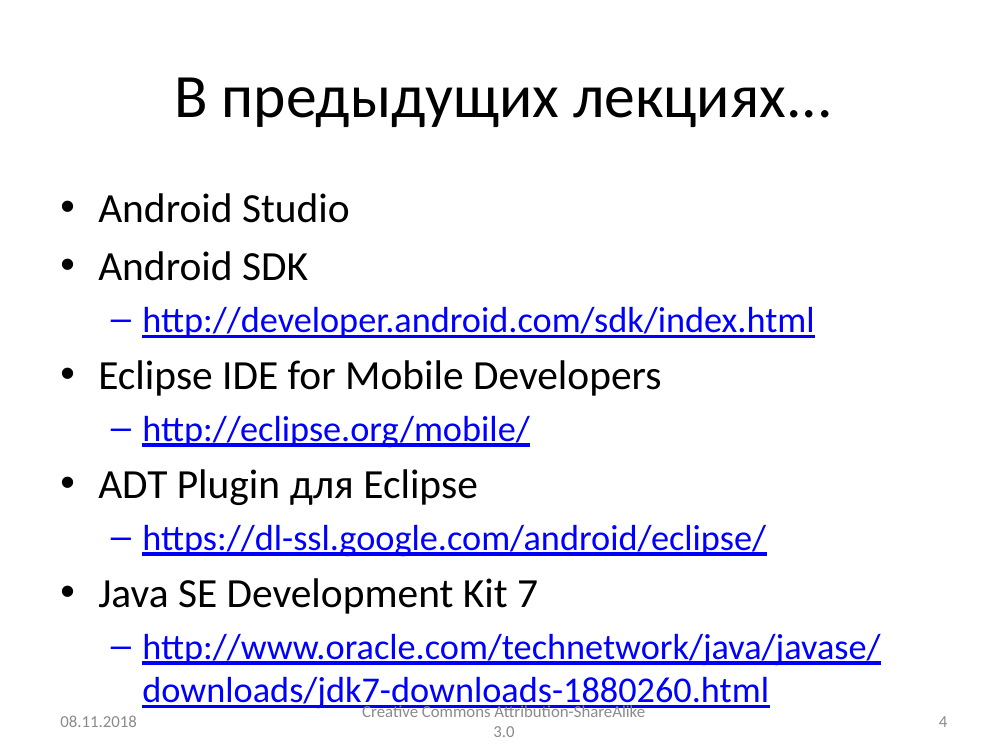
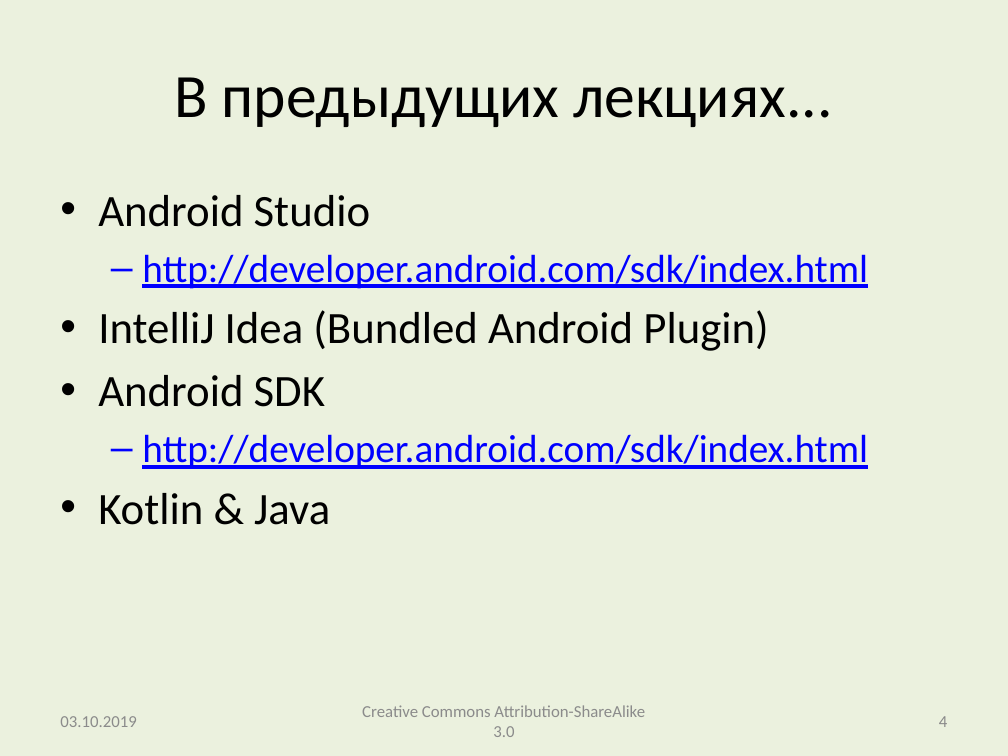
Before and after one commit to andrei-kuznetsov/android-lectures, a slide deck: slide 4 of lectures/Lecture005_Tasks_BackStack_Fragments.pptx. Drawn at 1008x756 pixels with LibreOffice and Linux fonts; fonts in the diff are those of the drawing. Boxes give left, top, right and bottom in pixels: in the first picture for what was removed or moved away, otherwise in the second. Text is boxed around its words. In the diff, an @@ line names an element or a change of style, - is before the commit and + after.

```diff
--- a/lectures/Lecture005_Tasks_BackStack_Fragments.pptx
+++ b/lectures/Lecture005_Tasks_BackStack_Fragments.pptx
@@ background #FFFFFF to #EBF1DE @@
@@ text at box(98, 195, 868, 469): size 29.6 to 32 pt in "Android Studio", "Android SDK"; size 25.9 to 28 pt in "http://developer.android.com/sdk/index.html" @@
@@ text at box(98, 254, 868, 351): paragraphs added @@
+  – http://developer.android.com/sdk/index.html
+• IntelliJ Idea (Bundled Android Plugin)
@@ text at box(98, 493, 330, 525): text changed; size 25.9 to 32 pt; text colour #0000FF to #000000 @@
-• Eclipse IDE for Mobile Developers
-  – http://eclipse.org/mobile/
-• ADT Plugin для Eclipse
-  – https://dl-ssl.google.com/android/eclipse/
-• Java SE Development Kit 7
-  – http://www.oracle.com/technetwork/java/javase/downloads/jdk7-downloads-1880260.html
+• Kotlin & Java
@@ text at box(60, 716, 136, 727): text changed @@
-08.11.2018
+03.10.2019
@@ page number at box(939, 716, 947, 727): text colour #8C8C8C to #898989 @@
```
Also in this commit, not shown: 45 other slides changed, 8 slides added, 2 slides removed, 3 other files.
